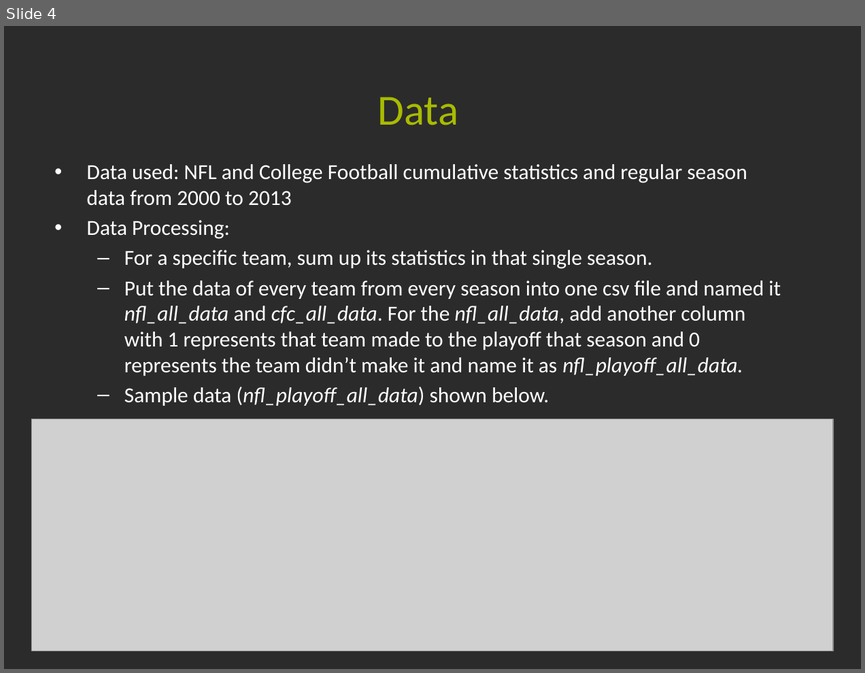
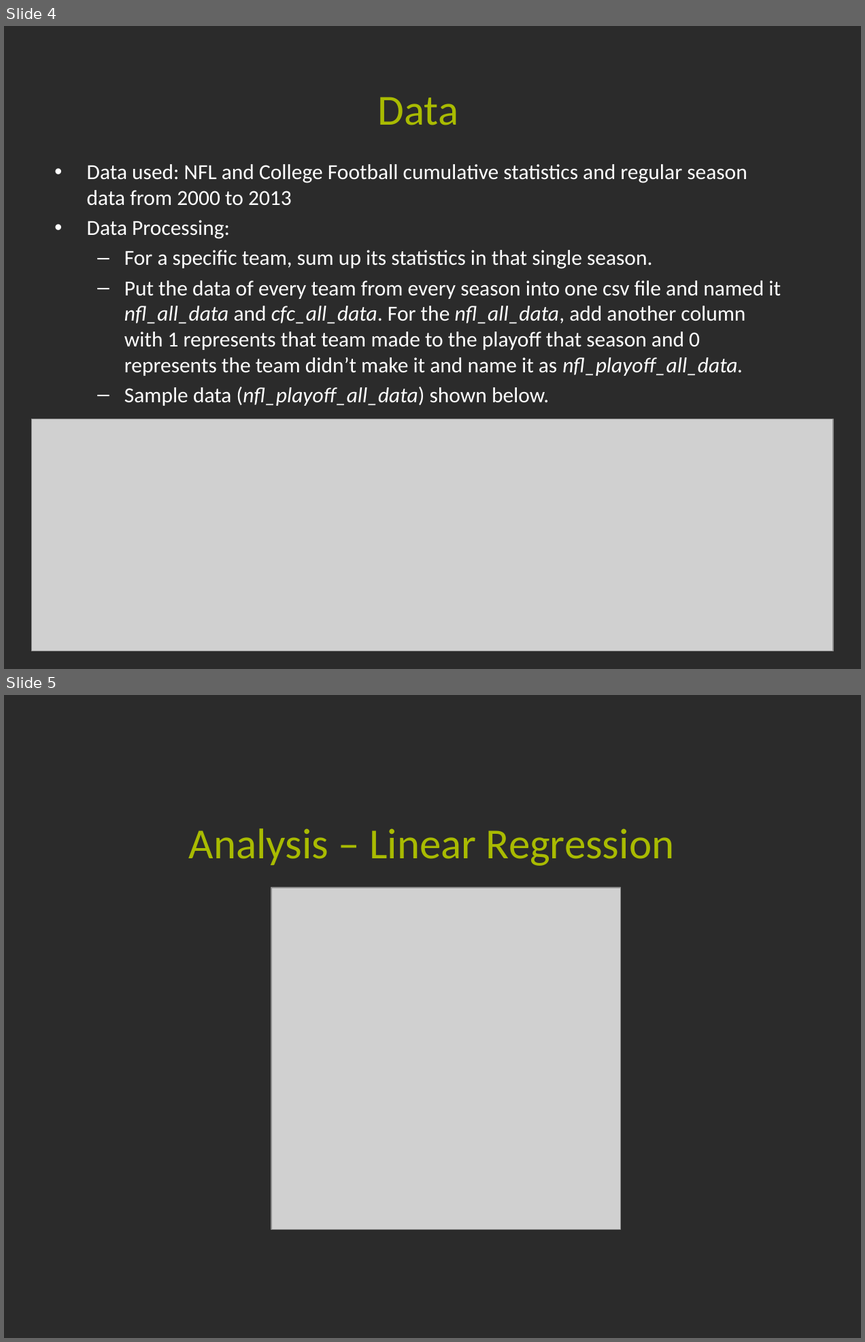
Before and after one commit to Carolina-Data-Challenge/Smells-Like-Team-Spirit, a slide deck: Results/Result Presentation.pptx. Shown one above the other, each under a label of ours: slide 4 before the commit, slides 4 and 5 after it. The pictures are 865x673 and 865x1342 pixels, drawn with LibreOffice and Linux fonts; fonts in the diff are those of the drawing; grey boxes stand for pictures; background and template pictures are left out; a plain dark background stands for a picture behind light text. Boxes give left, top, right and bottom in pixels: in the first picture for what was removed or moved away, otherwise in the second. Text is boxed around its words. In the diff, an @@ line names an element or a change of style, - is before the commit and + after.

```diff
--- a/Results/Result Presentation.pptx
+++ b/Results/Result Presentation.pptx
@@ slide 5 added at (4, 695, 861, 1338), background picture (left out) @@
@@ title added at (189, 828, 674, 866), 36 pt, text #A9BB01 @@
+Analysis – Linear Regression
@@ picture added at (271, 888, 621, 1229) @@
```
Also in this commit, not shown: 3 slides changed, 2 other slides added, 6 other files.
